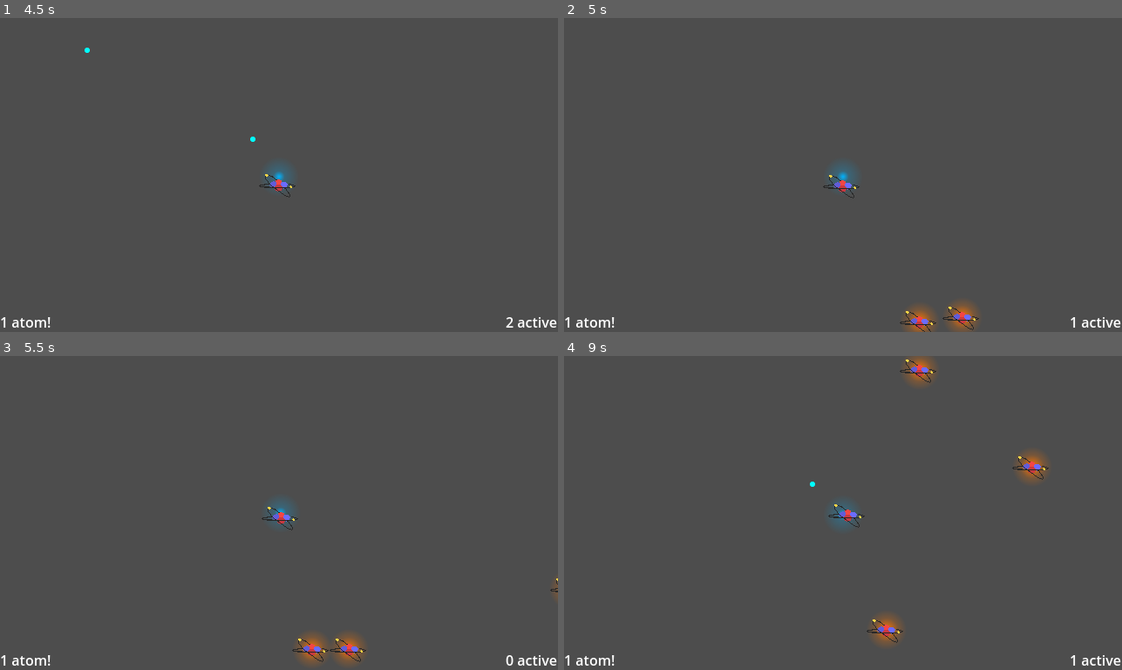
Above: before the commit, frames 1-4 (two rows, left to right).
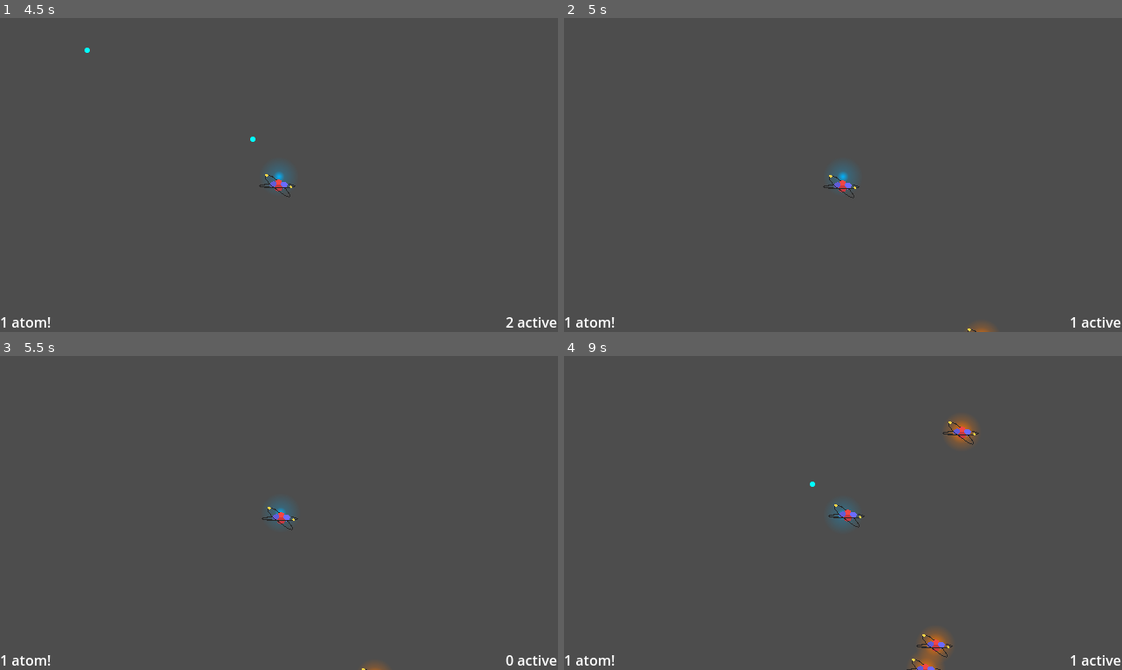
Above: after the commit, the same moments.

Repository: Isaac-SOL/ScaleShmup
Game: Godot game, scene res://scenes/menus/menu.tscn
Same seed, same stepped clock (60 frames per second), same inputs: the game is played once before the commit and once after it.
Inputs (mouse positions are in pixels of both pictures, inside the frame that each line leads up to):
- Up to frame 1 (4.5 s): click "Play" at 0.5 s; tap Enter at 1.25 s; move the mouse to (251, 237) at 1.27 s; press the mouse at (251, 237) at 1.28 s; hold W (up) 1.28-2.78 s; move the mouse to (446, 222) at 2.02 s; release the mouse at (446, 222) at 2.03 s; click (446, 222) at 2.1 s; move the mouse to (111, 127) at 2.77 s; press the mouse at (111, 127) at 2.78 s; hold A (left) 2.78-4.28 s; move the mouse to (306, 175) at 3.52 s; release the mouse at (306, 175) at 3.53 s; click (306, 175) at 3.6 s; move the mouse to (195, 96) at 4.27 s; press the mouse at (195, 96) at 4.28 s; hold S (down) from 4.28 s (still down)
- Up to frame 2 (5 s): keep holding S (down)
- Up to frame 3 (5.5 s): move the mouse to (401, 497) at 5.02 s; release S (down) at 5.03 s; release the mouse at (401, 497) at 5.03 s; hold D (right) from 5.03 s (still down); click (401, 497) at 5.1 s
- Up to frame 4 (9 s): move the mouse to (731, 528) at 5.77 s; release D (right) at 5.78 s; press the mouse at (731, 528) at 5.78 s; hold W (up) 5.78-6.53 s; move the mouse to (898, 443) at 6.52 s; release the mouse at (898, 443) at 6.53 s; hold D (right) 6.53-8.78 s; click (898, 443) at 6.6 s; move the mouse to (815, 575) at 7.27 s; press the mouse at (815, 575) at 7.28 s; move the mouse to (1010, 560) at 8.02 s; release the mouse at (1010, 560) at 8.03 s; click (1010, 560) at 8.1 s; move the mouse to (675, 465) at 8.77 s; press the mouse at (675, 465) at 8.78 s; hold S (down) from 8.78 s (still down)

Frame 1 is identical in both runs. In frame 2, 0.9% of the frame differs, in the area x 60-78%, y 90-100%; in frame 3, 0.9%; in frame 4, 2.3%, in the area x 54-87%, y 0-100%.

Commit message:
Better enemy wander

Diff:
--- a/scripts/element.gd
+++ b/scripts/element.gd
@@ -23,11 +23,17 @@
 @export var enemy_color: Color
 @export var player_color: Color
 
-var direction: Vector2 = Vector2.ZERO
+var direction := Vector2.ZERO
 var move_to_player: bool = false
 
-var wander_time: float = 0.0
-var wander_vec: Vector2i = Vector2i(0.0, 0.0)
+var wander_time : float = 0.0
+var wander_countdown : float = 0.0
+var speed : float = 20.0
+var current_angle : float = 0.0
+var old_wander := Vector2.ZERO
+var current_wander := Vector2.ZERO
+
+const wander_transition : float = 2.5
 
 func _ready():
 	set_mode(player_owned)
@@ -41,13 +47,22 @@
 		else:
 			position += direction * delta
 	else:
-		wander_time -= delta
-		if wander_time < 0.0:
-			wander_time = 5.0
-			var angle = randi() % 360
-			wander_vec.x = cos(angle) * 10
-			wander_vec.y = sin(angle) * 10
-		position += wander_vec * delta
+		wander_countdown -= delta
+		if wander_countdown < 0.0:
+			wander_time = randf_range(3.0, 8.0)
+			wander_countdown = wander_time
+			current_angle = current_angle + randf_range(-90.0, 90.0)
+			if current_angle <= -180.0:
+				current_angle += 360.0
+			if current_angle > 180.0:
+				current_angle -= 360.0
+			old_wander = current_wander
+			current_wander = Vector2(cos(deg_to_rad(current_angle)), sin(deg_to_rad(current_angle)))
+		var current_influence : float = 1.0 if wander_countdown < wander_time - 2.5 else (wander_time - wander_countdown) / 2.5
+		var old_influence : float = 0.0 if wander_countdown < wander_time - 2.5 else (wander_countdown - (wander_time - 2.5)) / 2.5
+		var desired_vel := current_wander * current_influence + old_wander * old_influence
+		var move : Vector2 = desired_vel.normalized() * speed
+		position += move * delta
 
 func set_mode(player_mode: bool):
 	player_owned = player_mode
